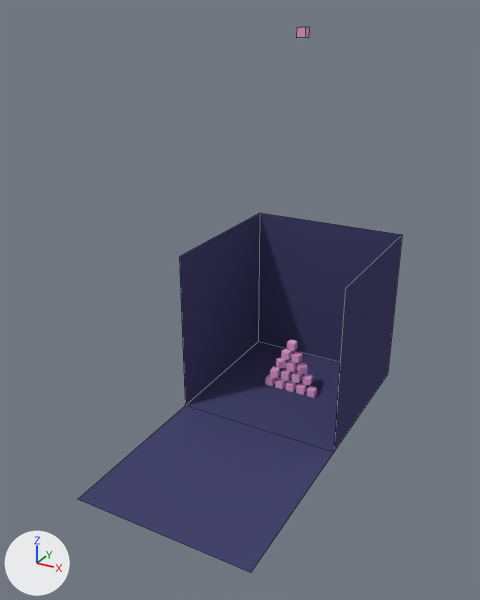
Renders of the Blender file media/testScene.blend from each side of a commit.
Before and after are seen from a 50 mm lens placed at (61.2, -139.0, 91.9), pointed at (-1.3, -25.2, 35.0). Lighting does not change. The marker at lower left points along +X, +Y and +Z. Mesh edges are drawn as thin lines on the coarser meshes.
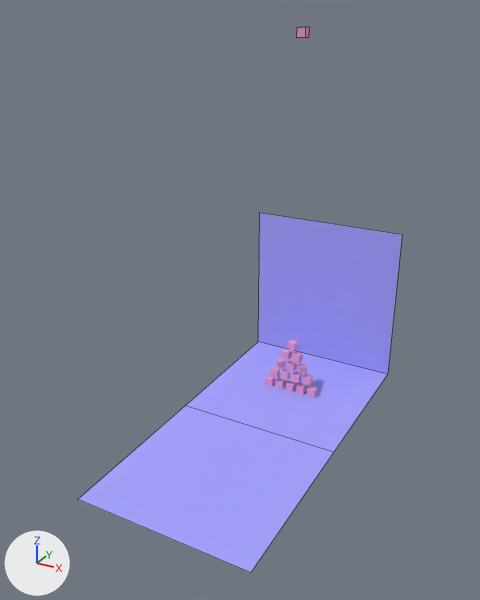
Diff of the bpy script that builds the scene:
```diff
--- a/media/testScene.blend.py
+++ b/media/testScene.blend.py
@@ mat_floormaterial @@
 mat_floormaterial = diffuse_material('FloorMaterial')
-mat_floormaterial.base_color = (0.0627, 0.0598, 0.157)  # dark blue #47456e
+mat_floormaterial.base_color = (0.398, 0.38, 1.0)  # blue #a9a6ff
@@ mat_wallmaterial @@
+mat_wallmaterial = diffuse_material('WallMaterial')
+mat_wallmaterial.base_color = (0.398, 0.38, 1.0)  # blue #a9a6ff
@@ me_plane_001 @@
+me_plane_001.from_pydata([(1.0, 1.0, 0.0), (1.0, -1.0, 0.0), (-1.0, -1.0, 0.0), (-1.0, 1.0, 0.0)], [], [(0, 3, 2, 1)])
+me_plane_001.materials.append(mat_wallmaterial)  # blue #a9a6ff
@@ ob_plane_004 @@
-ob_plane_004 = bpy.data.objects.new('Plane.004', me_plane)
-ob_plane_004.location = (0.0, 20.0, 20.0)
-ob_plane_004.rotation_euler = (1.571, -1.571, 0.0)  # degrees (90, -90, 0)
-ob_plane_004.scale = (20.0, 20.0, 20.0)
@@ ob_plane_003 @@
-ob_plane_003 = bpy.data.objects.new('Plane.003', me_plane)
-ob_plane_003.location = (-20.0, 0.0, 20.0)
-ob_plane_003.rotation_euler = (-3.142, -1.571, 0.0)  # degrees (-180, -90, 0)
-ob_plane_003.scale = (20.0, 20.0, 20.0)
@@ ob_plane_001 @@
-ob_plane_001 = bpy.data.objects.new('Plane.001', me_plane)
-ob_plane_001.location = (20.0, 0.0, 20.0)
-ob_plane_001.rotation_euler = (0.0, -1.571, 0.0)  # degrees (0, -90, 0)
+ob_plane_001 = bpy.data.objects.new('Plane.001', me_plane_001)
+ob_plane_001.location = (0.0, 20.0, 20.0)
+ob_plane_001.rotation_euler = (1.571, 0.0, 0.0)  # degrees (90, 0, 0)
 ob_plane_001.scale = (20.0, 20.0, 20.0)
```

Changed parts and their boxes [x1, y1, x2, y2] in the pictures (480 x 600 px):
'Plane.002', recoloured: [78, 406, 334, 572] in both
'Plane.001', recoloured, reshaped, moved, turned: before [334, 235, 402, 452]; after [258, 213, 402, 374]
'Plane.004', deleted (blue): before [258, 213, 401, 362]
'Plane', recoloured: [185, 342, 388, 452] in both
'Plane.003', deleted (blue): before [179, 213, 260, 405]
